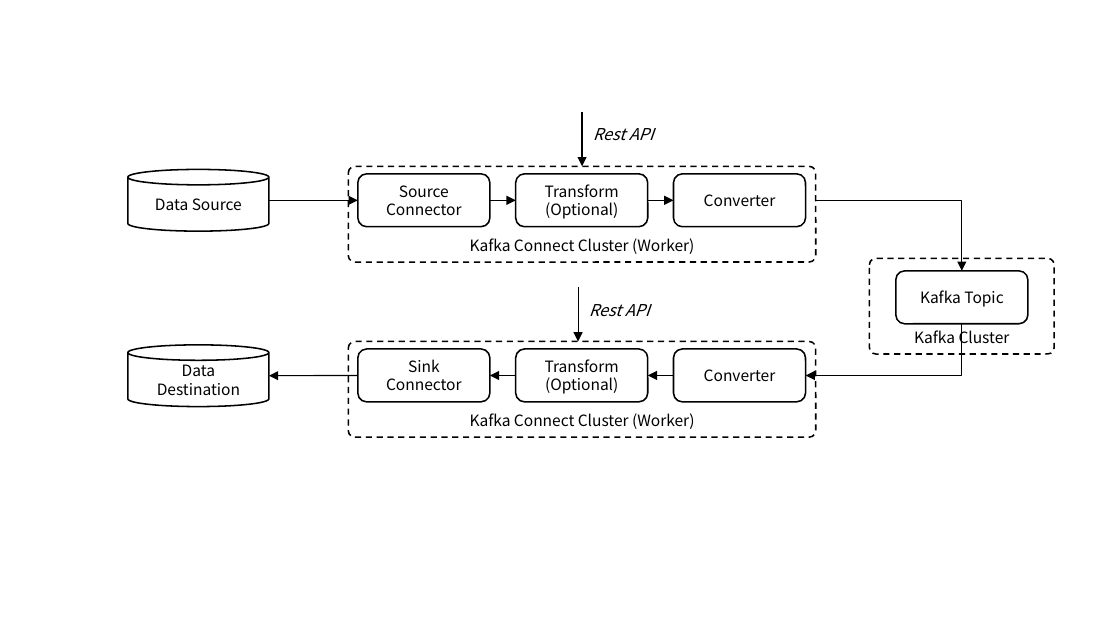
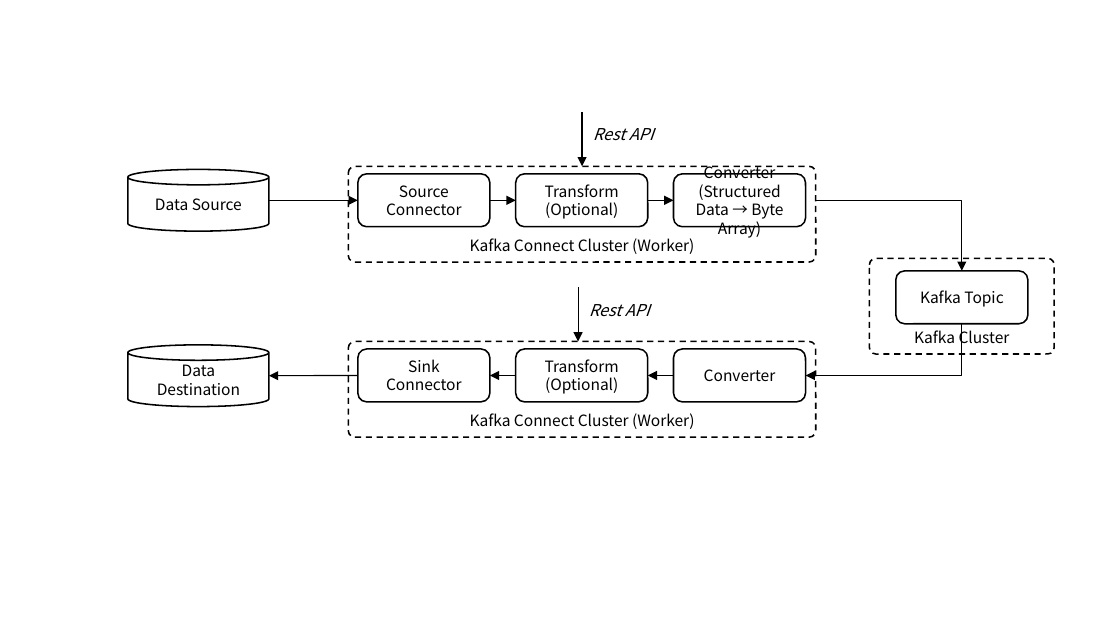
Before and after one commit to ssup2/blog-software, a slide deck: slide 8 of content/docs/theory-analysis/kafka-connect/images/images.pptx (slide 1 before the commit). Drawn at 1120x630 pixels with LibreOffice and Linux fonts; fonts in the diff are those of the drawing. Boxes give left, top, right and bottom in pixels: in the first picture for what was removed or moved away, otherwise in the second. Text is boxed around its words. In the diff, an @@ line names an element or a change of style, - is before the commit and + after.

```diff
--- a/content/docs/theory-analysis/kafka-connect/images/images.pptx
+++ b/content/docs/theory-analysis/kafka-connect/images/images.pptx
@@ text in rounded rectangle at box(696, 184, 783, 238): paragraph added @@
+(Structured Data → Byte Array)
```
Also in this commit, not shown: 4 slides added, 4 other files.
